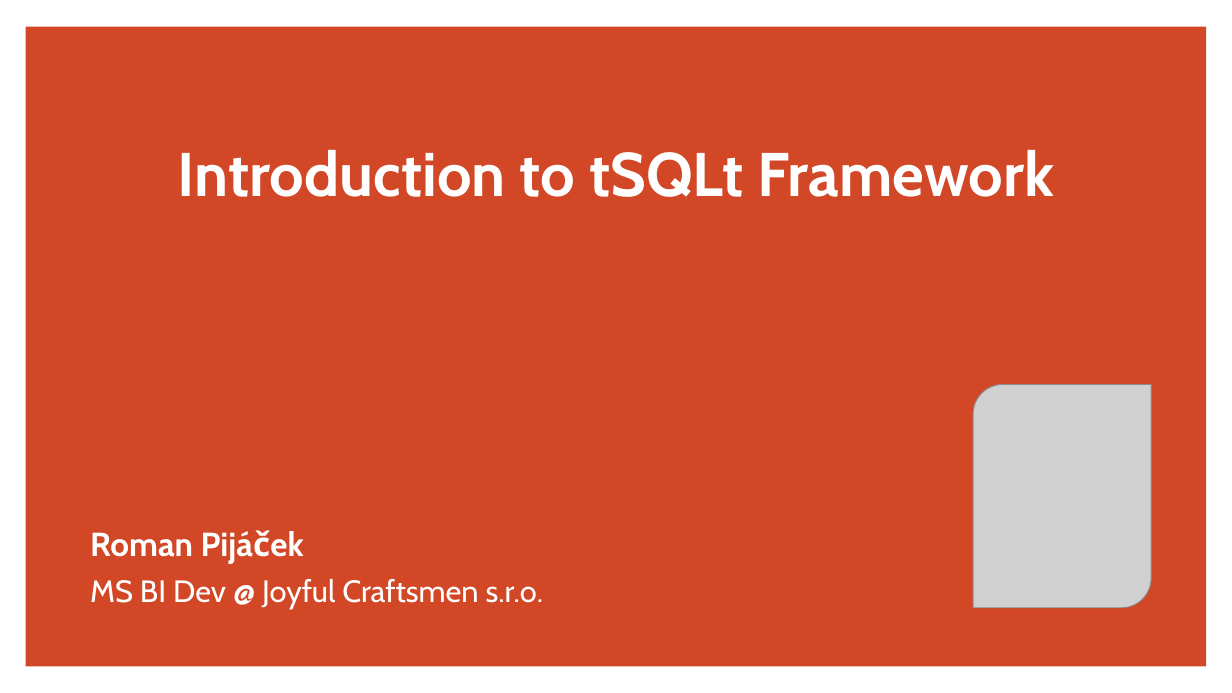
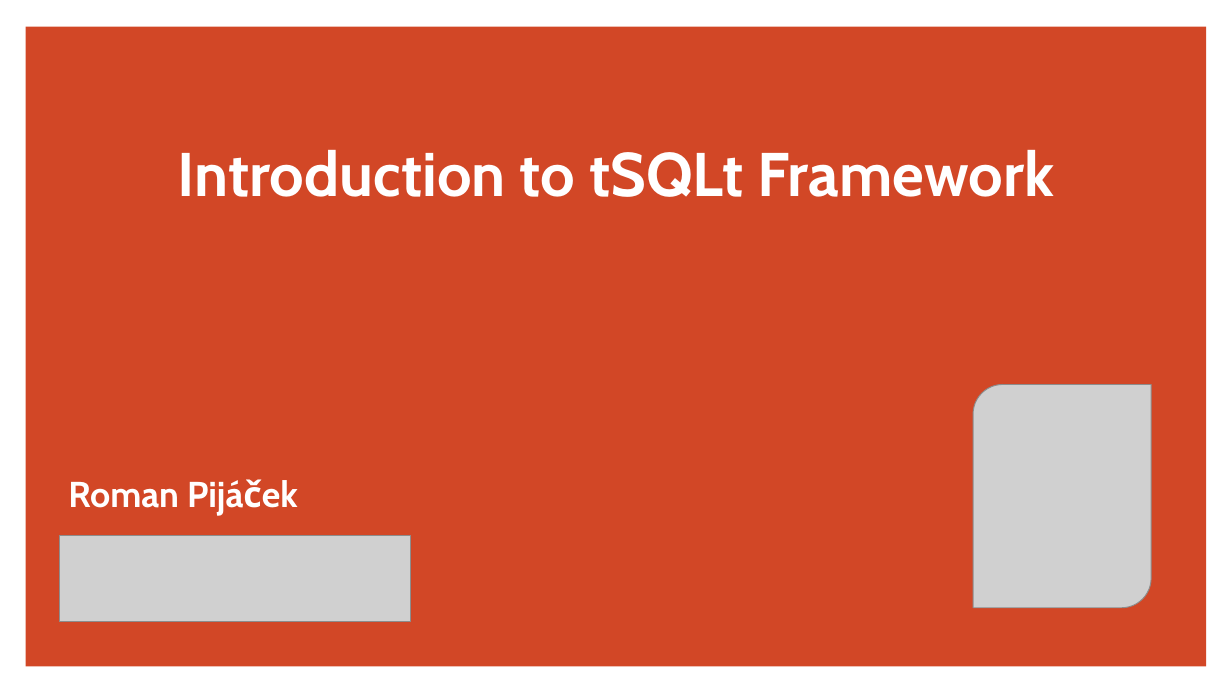
Before and after one commit to RomanPijacek/tSQLt, a slide deck: slide 1 of tSQLt_Introduction/Presentation/tSQLt_Introduction.pptx. Drawn at 1232x693 pixels with LibreOffice and Linux fonts; fonts in the diff are those of the drawing; grey boxes stand for pictures; background and template pictures are left out. Boxes give left, top, right and bottom in pixels: in the first picture for what was removed or moved away, otherwise in the second. Text is boxed around its words. In the diff, an @@ line names an element or a change of style, - is before the commit and + after.

Commit message:
Updated the tSQLt Tests definition

```diff
--- a/tSQLt_Introduction/Presentation/tSQLt_Introduction.pptx
+++ b/tSQLt_Introduction/Presentation/tSQLt_Introduction.pptx
@@ subtitle "Roman Pijáček": place and size @@
-subtitle "Roman Pijáček" at (90,530,544,609)
+subtitle "Roman Pijáček" at (68,479,298,516)
@@ subtitle "Roman Pijáček" at (68,479,298,516): size 26 to 28 pt @@
@@ picture added at (59,536,411,622) @@
@@ subtitle at (90,579,544,609): paragraph removed @@
-MS BI Dev @ Joyful Craftsmen s.r.o.
```
Also in this commit, not shown: 2 other slides changed, 9 other files.
